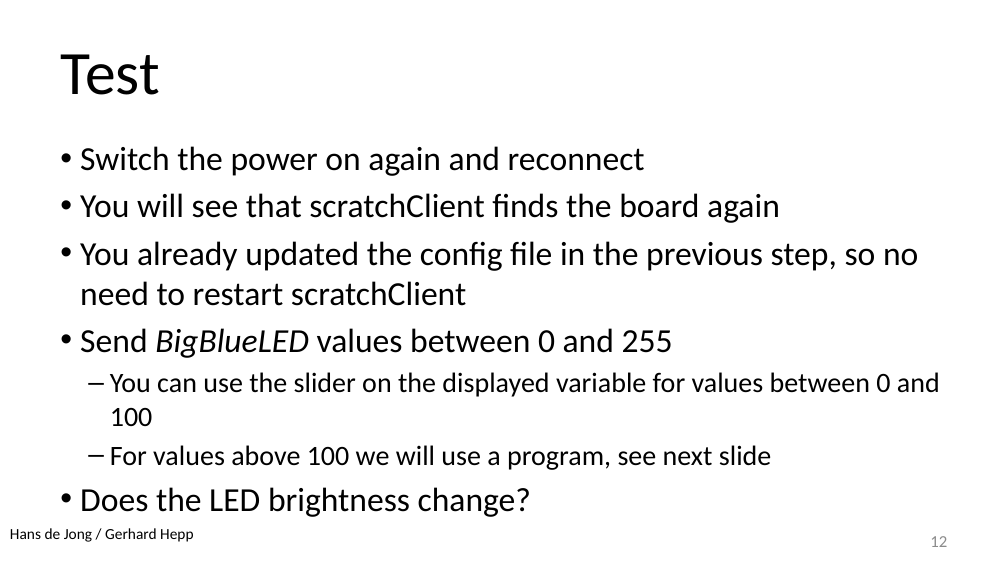
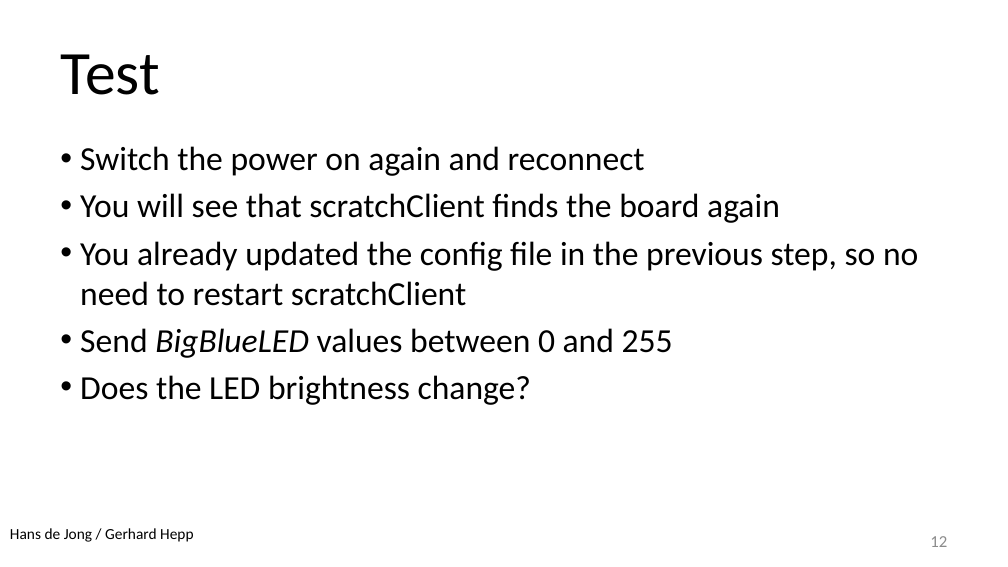
Before and after one commit to hansdejongehv/scratchClient-Tutorials, a slide deck: slide 12 of scratchClientTutorial/UK---English/UK - 2 - scratchCl Intermediate Tutorial.pptx. Drawn at 1008x567 pixels with LibreOffice and Linux fonts; fonts in the diff are those of the drawing; background and template pictures are left out. Boxes give left, top, right and bottom in pixels: in the first picture for what was removed or moved away, otherwise in the second. Text is boxed around its words. In the diff, an @@ line names an element or a change of style, - is before the commit and + after.

```diff
--- a/scratchClientTutorial/UK---English/UK - 2 - scratchCl Intermediate Tutorial.pptx
+++ b/scratchClientTutorial/UK---English/UK - 2 - scratchCl Intermediate Tutorial.pptx
@@ text at box(110, 372, 940, 470): paragraphs removed @@
-  – You can use the slider on the displayed variable for values between 0 and 100
-  – For values above 100 we will use a program, see next slide
```
Also in this commit, not shown: 8 other slides changed, 12 slides removed, 21 other files.
